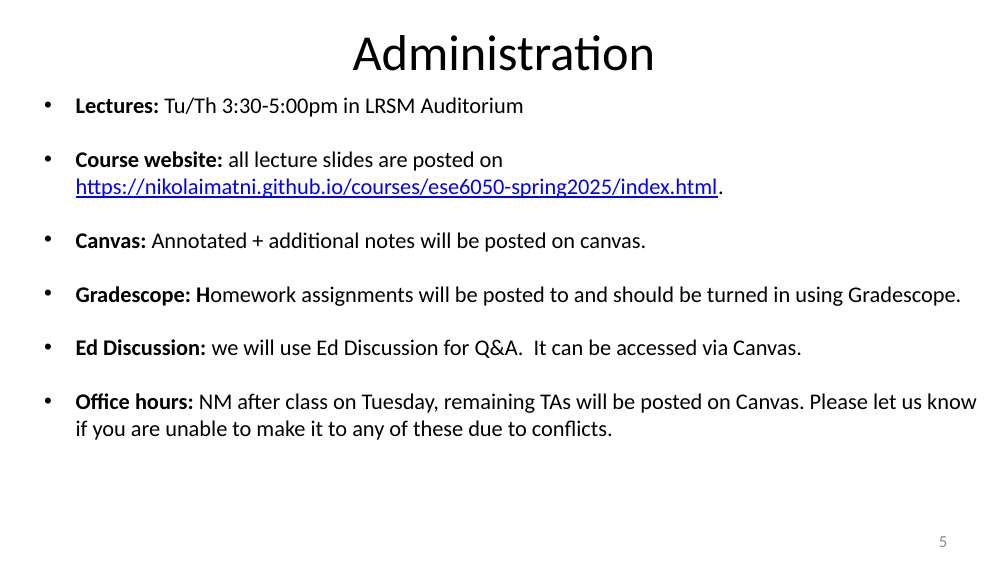
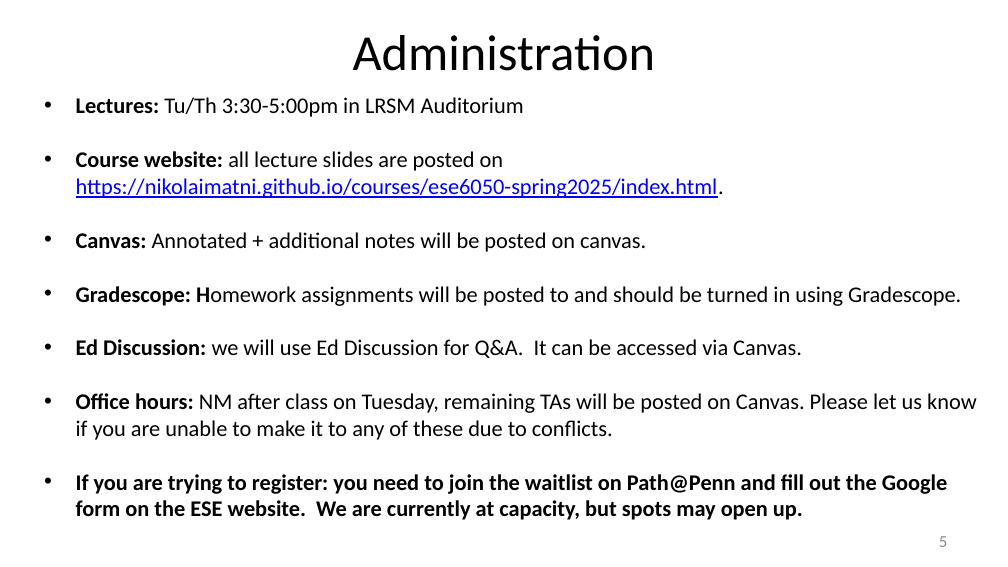
Before and after one commit to nikolaimatni/nikolaimatni.github.io, a slide deck: slide 6 of courses/ese6050-spring2025/lecture-slides/logistics.pptx. Drawn at 1008x567 pixels with LibreOffice and Linux fonts; fonts in the diff are those of the drawing. Boxes give left, top, right and bottom in pixels: in the first picture for what was removed or moved away, otherwise in the second. Text is boxed around its words. In the diff, an @@ line names an element or a change of style, - is before the commit and + after.

```diff
--- a/courses/ese6050-spring2025/lecture-slides/logistics.pptx
+++ b/courses/ese6050-spring2025/lecture-slides/logistics.pptx
@@ text at [76, 474, 948, 520]: paragraph added @@
+• If you are trying to register: you need to join the waitlist on Path@Penn and fill out the Google form on the ESE website. We are currently at capacity, but spots may open up.
```
Also in this commit, not shown: 2 other files.
